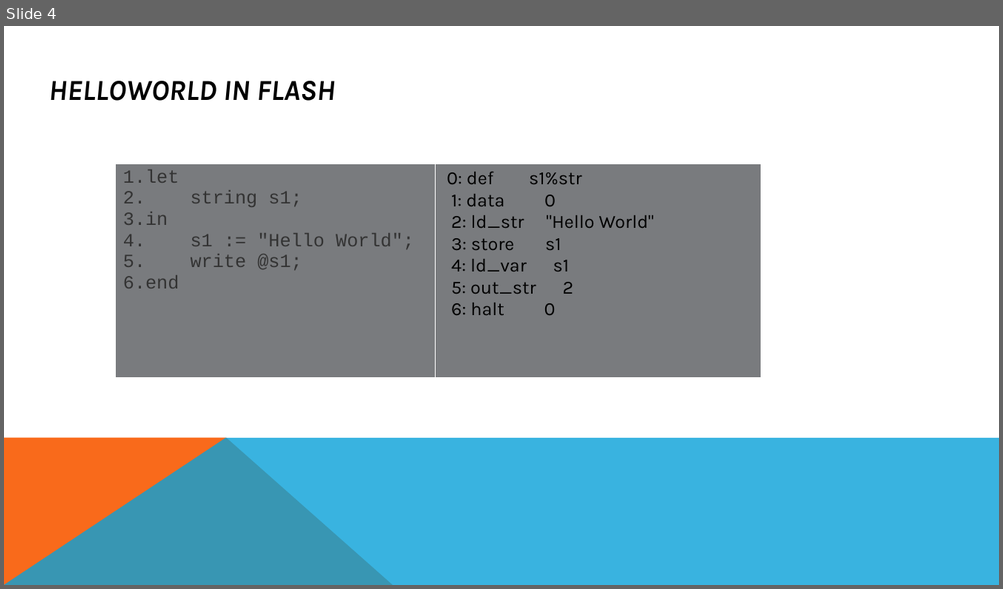
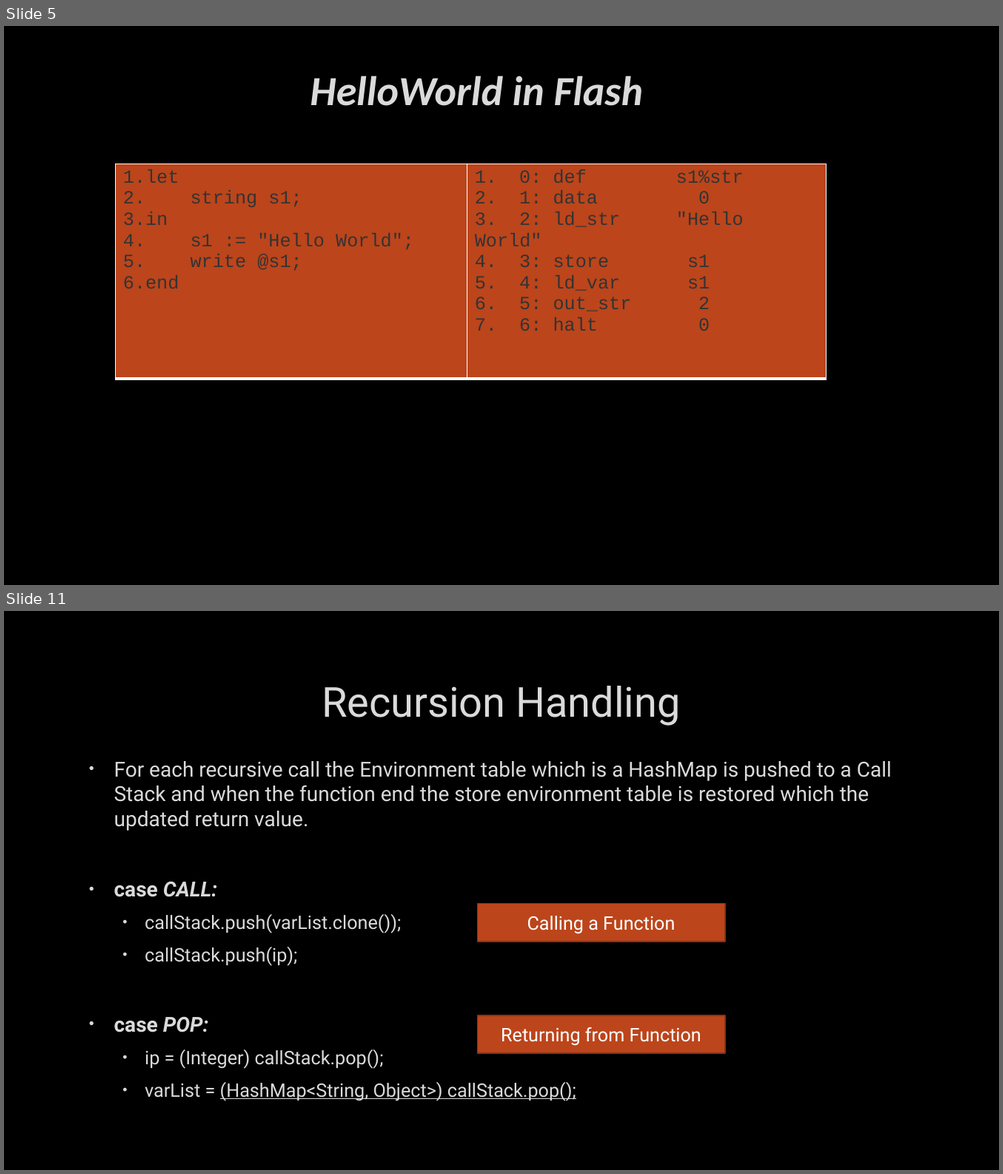
Before and after one commit to bhrlabs/CompilerRuntime, a slide deck: Document/Flash_ppt.pptx. Shown one above the other, each under a label of ours: slide 4 before the commit, slides 5 and 11 after it; the slides between them are not shown. The pictures are 1003x589 and 1003x1174 pixels, drawn with LibreOffice and Linux fonts; fonts in the diff are those of the drawing; background and template pictures are left out. Boxes give left, top, right and bottom in pixels: in the first picture for what was removed or moved away, otherwise in the second. Text is boxed around its words. In the diff, an @@ line names an element or a change of style, - is before the commit and + after.

```diff
--- a/Document/Flash_ppt.pptx
+++ b/Document/Flash_ppt.pptx
@@ slide 11 added at (x1=4, y1=611, x2=999, y2=1170), background picture (left out) @@
@@ title added at (x1=321, y1=686, x2=680, y2=726), 40 pt, text #DADADA @@
+Recursion Handling
@@ text added at (x1=114, y1=761, x2=891, y2=1102), 20 pt, text #DADADA @@
+• For each recursive call the Environment table which is a HashMap is pushed to a Call Stack and when the function end the store environment table is restored which the updated return value.
+• case CALL:
+  • callStack.push(varList.clone());
+  • callStack.push(ip);
+• case POP:
+  • ip = (Integer) callStack.pop();
+  • varList = (HashMap<String, Object>) callStack.pop();
@@ rectangle added at (x1=477, y1=903, x2=725, y2=942), fill #BC451B, outline #8B3314 1.25 pt, 18 pt, text #FFFFFF @@
+Calling a Function
@@ rectangle added at (x1=477, y1=1015, x2=725, y2=1054), fill #BC451B, outline #8B3314 1.25 pt, 18 pt, text #FFFFFF @@
+Returning from Function
@@ what was slide 4 is now slide 5 @@
@@ slide 5 changed as well @@
@@ background #FFFFFF to picture (left out) @@
@@ title at (x1=310, y1=76, x2=643, y2=106): text changed; size 28 to 40 pt; font Karla to Calibri; text colour #000000 to #DADADA @@
-HELLOWORLD IN FLASH
+HelloWorld in Flash
@@ table at (x1=116, y1=164, x2=826, y2=379) @@
@@ fill #797B7E to #BC451B in row 1 @@
@@ font Karla to Courier New, text colour #000000 to #333333 in "0: def s1%str", "1: data 0", "2: ld_str "Hello World"", "3: store s1" and 3 more places @@
@@ bullet none to 1. @@
@@ table resized from (x1=116, y1=164, x2=761, y2=379) to (x1=116, y1=164, x2=826, y2=379) @@
@@ freeform shape removed at (x1=4, y1=438, x2=392, y2=585) @@
@@ freeform shape removed at (x1=4, y1=438, x2=999, y2=585) @@
```
Also in this commit, not shown: 12 other slides changed, 7 other slides added, 4 slides removed, 21 other files.
